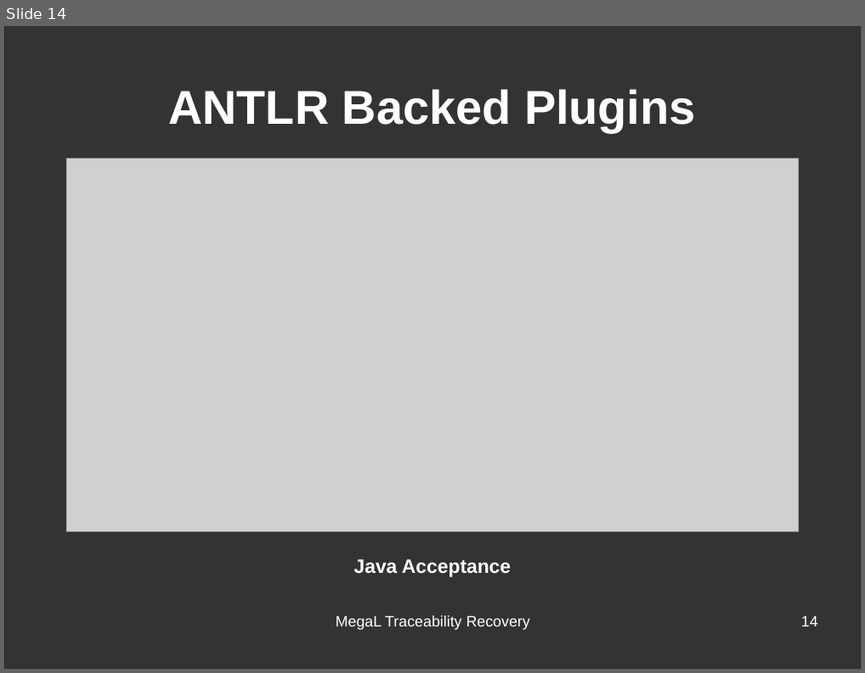
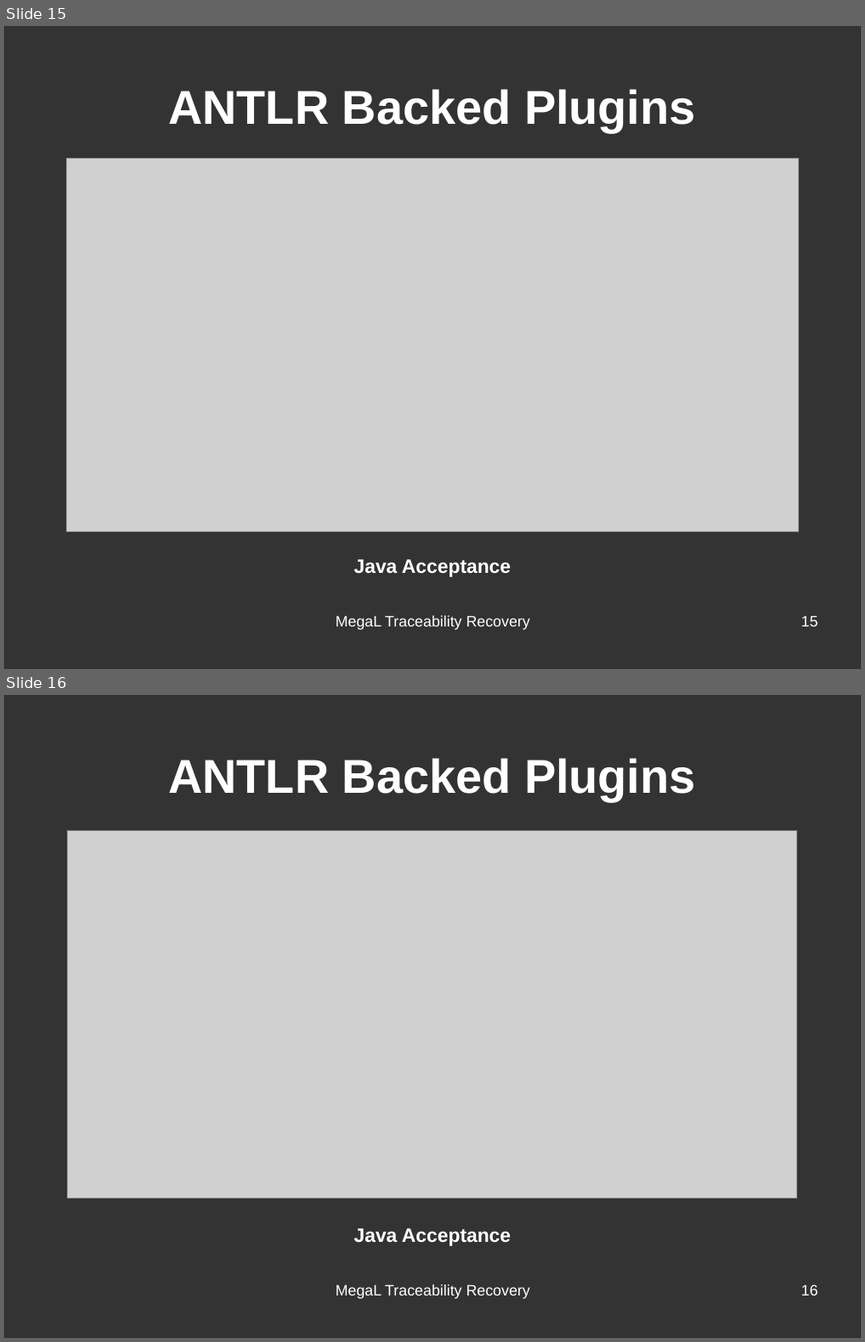
Before and after one commit to hayasam/megal-tr, a slide deck: slides/meeting-2016-06-28/meeting-2016-06-28.odp. Shown one above the other, each under a label of ours: slide 14 before the commit, slides 15 and 16 after it. The pictures are 865x673 and 865x1342 pixels, drawn with LibreOffice and Linux fonts; fonts in the diff are those of the drawing; grey boxes stand for pictures. Boxes give left, top, right and bottom in pixels: in the first picture for what was removed or moved away, otherwise in the second. Text is boxed around its words. In the diff, an @@ line names an element or a change of style, - is before the commit and + after.

```diff
--- a/slides/meeting-2016-06-28/meeting-2016-06-28.odp
+++ b/slides/meeting-2016-06-28/meeting-2016-06-28.odp
@@ slide 16 added at (4,695,861,1338), background #333333 @@
@@ title added at (168,758,695,801), 44 pt, text #FFFFFF, bold @@
+ANTLR Backed Plugins
@@ picture added at (68,830,797,1197) @@
@@ text added at (354,1228,511,1246), 18 pt, text #FFFFFF, bold @@
+Java Acceptance
@@ text added at (336,1284,530,1299), 14 pt, text #FFFFFF @@
+MegaL Traceability Recovery
@@ page number added at (801,1284,818,1295), 14 pt, text #FFFFFF @@
+16
@@ what was slide 14 is now slide 15 @@
@@ page number at (801,615,818,626): text changed @@
-14
+15
```
Also in this commit, not shown: 6 slides changed, 2 other slides added, 3 other files.
